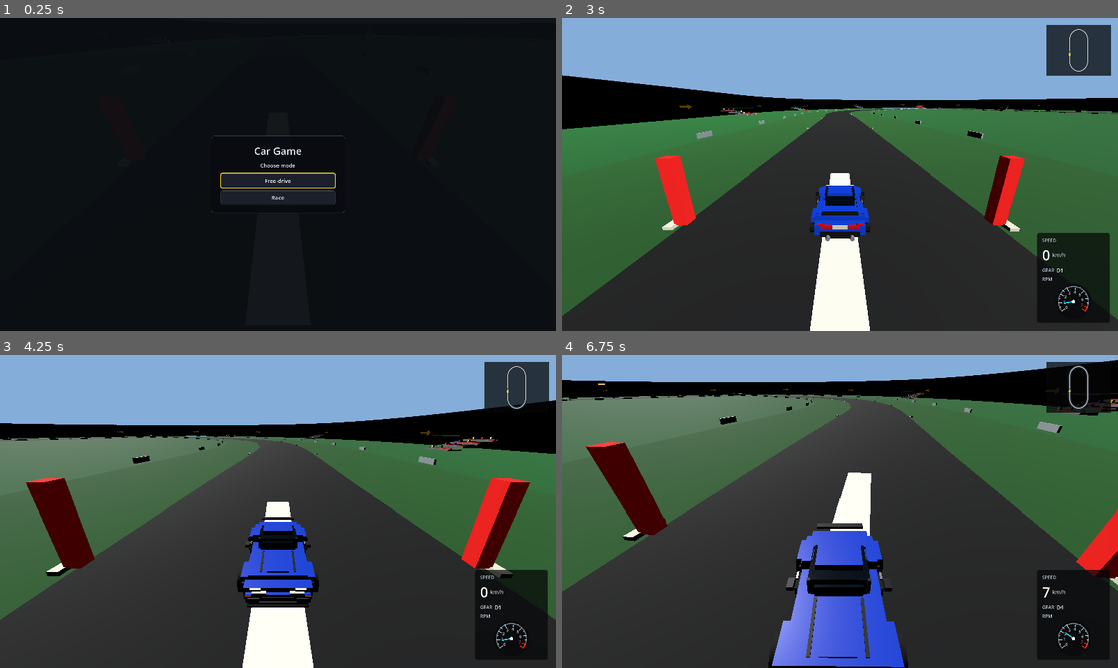
Above: before the commit, frames 1-4 (two rows, left to right).
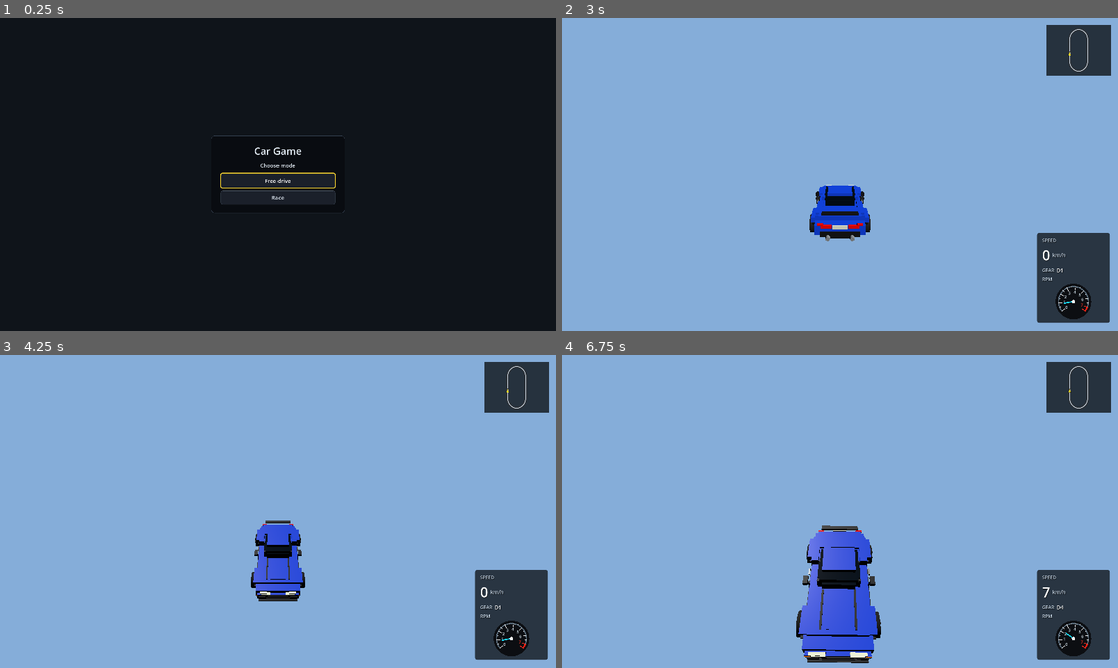
Above: after the commit, the same moments.

Repository: Dziuras98/car-game
Game: Godot game, scene res://scenes/startup.tscn
Two runs of this game, one before a commit and one after it. Both use one fixed random seed, a clock stepped at 60 frames per second and the inputs below.
Inputs:
- Up to frame 1 (0.25 s): no input
- Up to frame 2 (3 s): click "Free drive" at 0.5 s; click "Prosty owal" at 1.25 s; click "Nissan 370Z" at 2 s; click "370Z automat" at 2.75 s
- Up to frame 3 (4.25 s): hold Right (steer-right) from 3.53 s (still down); hold C (camera-back) from 3.53 s (still down)
- Up to frame 4 (6.75 s): release Right (steer-right) at 4.28 s; release C (camera-back) at 4.28 s; hold Down (brake) 4.28-5.03 s; tap T (switch-car) at 4.35, 5.85 s; hold Right (steer-right) 5.03-5.78 s; hold C (camera-back) 5.03-5.78 s; hold Up (accelerate) 5.78-6.53 s; hold Left (steer-left) from 6.53 s (still down); hold C (camera-back) from 6.53 s (still down)

The runs differ from the first frame. In frame 2, 73% of the frame differs, in the area x 0-100%, y 18-100%; in frame 3, 78%; in frame 4, 89%, in the area x 0-100%, y 1-100%.
Error after the commit: Invalid call. Nonexistent function 'clear' in base 'RefCounted (TrackGeneratedContentRoot)'. (res://scripts/race/generated_track.gd:69)

Commit message:
Implement atomic generated track content swap

Diff:
--- a/scripts/track/track_generated_content_root.gd
+++ b/scripts/track/track_generated_content_root.gd
@@ -9,25 +9,29 @@
 	if existing is Node3D:
 		return existing as Node3D
 
-	return _create_container(owner)
+	return create_staging_container()
 
 
-func clear(owner: Node) -> Node3D:
-	# A queued node remains discoverable until the end of the frame. Reusing the
-	# same container therefore allowed builders that resolve children by name to
-	# attach new collision shapes to nodes already scheduled for deletion.
-	# Replace the whole generated subtree synchronously instead.
+func create_staging_container() -> Node3D:
+	var container: Node3D = Node3D.new()
+	container.name = GENERATED_CONTENT_NAME
+	return container
+
+
+func commit(owner: Node, staged_container: Node3D) -> Node3D:
+	if owner == null or staged_container == null:
+		return null
+	if staged_container.get_parent() != null:
+		push_error("Staged generated content must not already have a parent.")
+		return null
+
 	var existing: Node = owner.get_node_or_null(GENERATED_CONTENT_NAME)
 	if existing != null:
 		owner.remove_child(existing)
+
+	owner.add_child(staged_container)
+	staged_container.owner = owner.owner
+
+	if existing != null:
 		existing.queue_free()
-
-	return _create_container(owner)
-
-
-func _create_container(owner: Node) -> Node3D:
-	var container: Node3D = Node3D.new()
-	container.name = GENERATED_CONTENT_NAME
-	owner.add_child(container)
-	container.owner = owner.owner
-	return container
+	return staged_container
